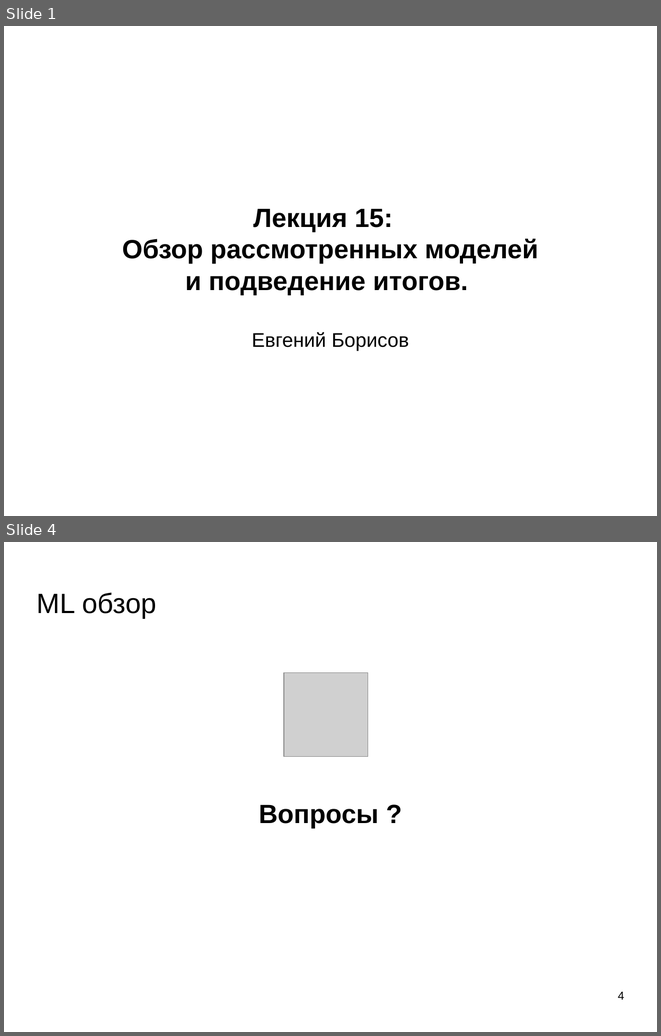
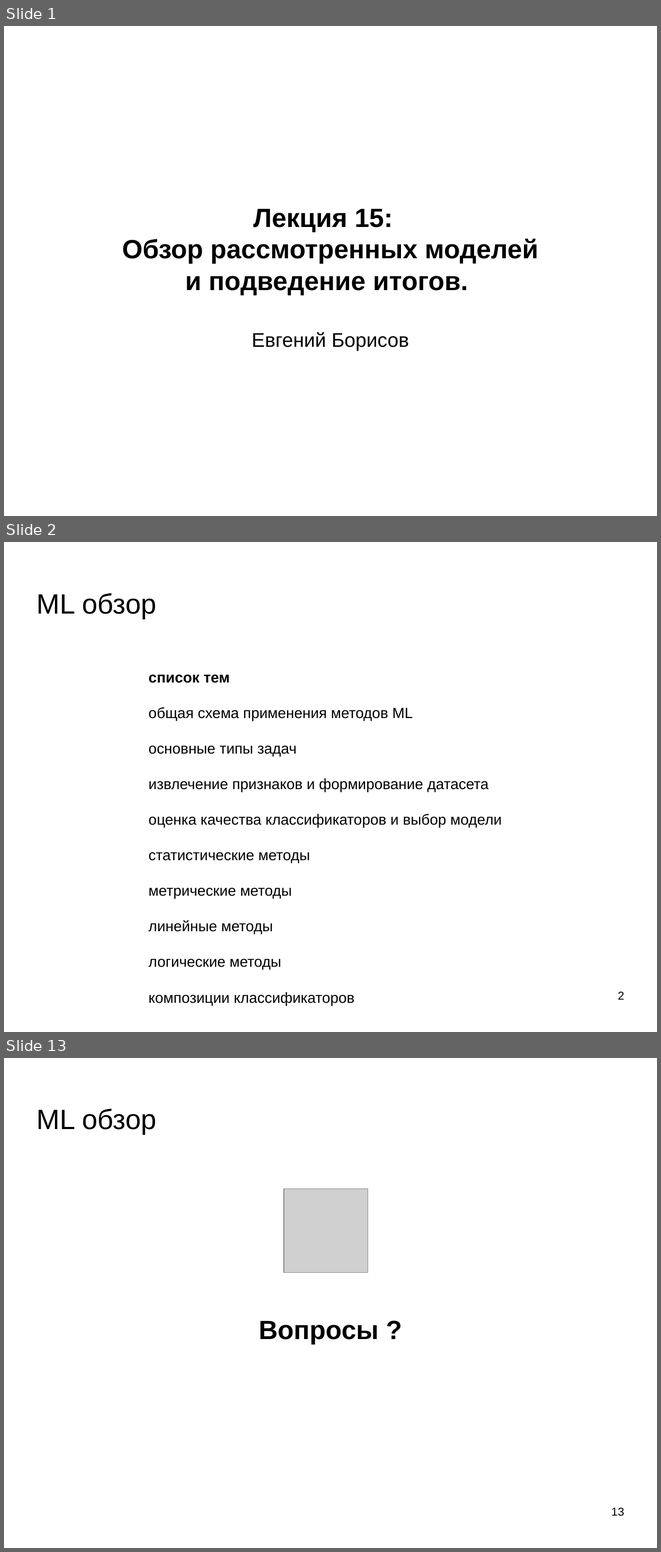
Before and after one commit to mechanoid5/ml_lectorium_legacy, a slide deck: 15-conclusion.odp. Shown one above the other, each under a label of ours: slides 1 and 4 before the commit, slides 1, 2 and 13 after it; the slides between them are not shown. The pictures are 661x1036 and 661x1552 pixels, drawn with LibreOffice and Linux fonts; fonts in the diff are those of the drawing; grey boxes stand for pictures; background and template pictures are left out. Boxes give left, top, right and bottom in pixels: in the first picture for what was removed or moved away, otherwise in the second. Text is boxed around its words. In the diff, an @@ line names an element or a change of style, - is before the commit and + after.

```diff
--- a/15-conclusion.odp
+++ b/15-conclusion.odp
@@ slide 2 added at (4, 542, 657, 1032), background picture (left out) @@
@@ title added at (37, 593, 156, 619), 33.9 pt, text #000000 @@
+ML обзор
@@ text added at (149, 674, 502, 1005), 18 pt, text #000000 @@
+список тем
+общая схема применения методов ML
+основные типы задач
+извлечение признаков и формирование датасета
+оценка качества классификаторов и выбор модели
+статистические методы
+метрические методы
+линейные методы
+логические методы
+композиции классификаторов
@@ page number added at (618, 991, 624, 999), 14 pt, text #000000 @@
+2
@@ what was slide 4 is now slide 13 @@
@@ page number at (611, 1507, 624, 1516): text changed @@
-4
+13
```
Also in this commit, not shown: 2 slides changed, 8 other slides added.
